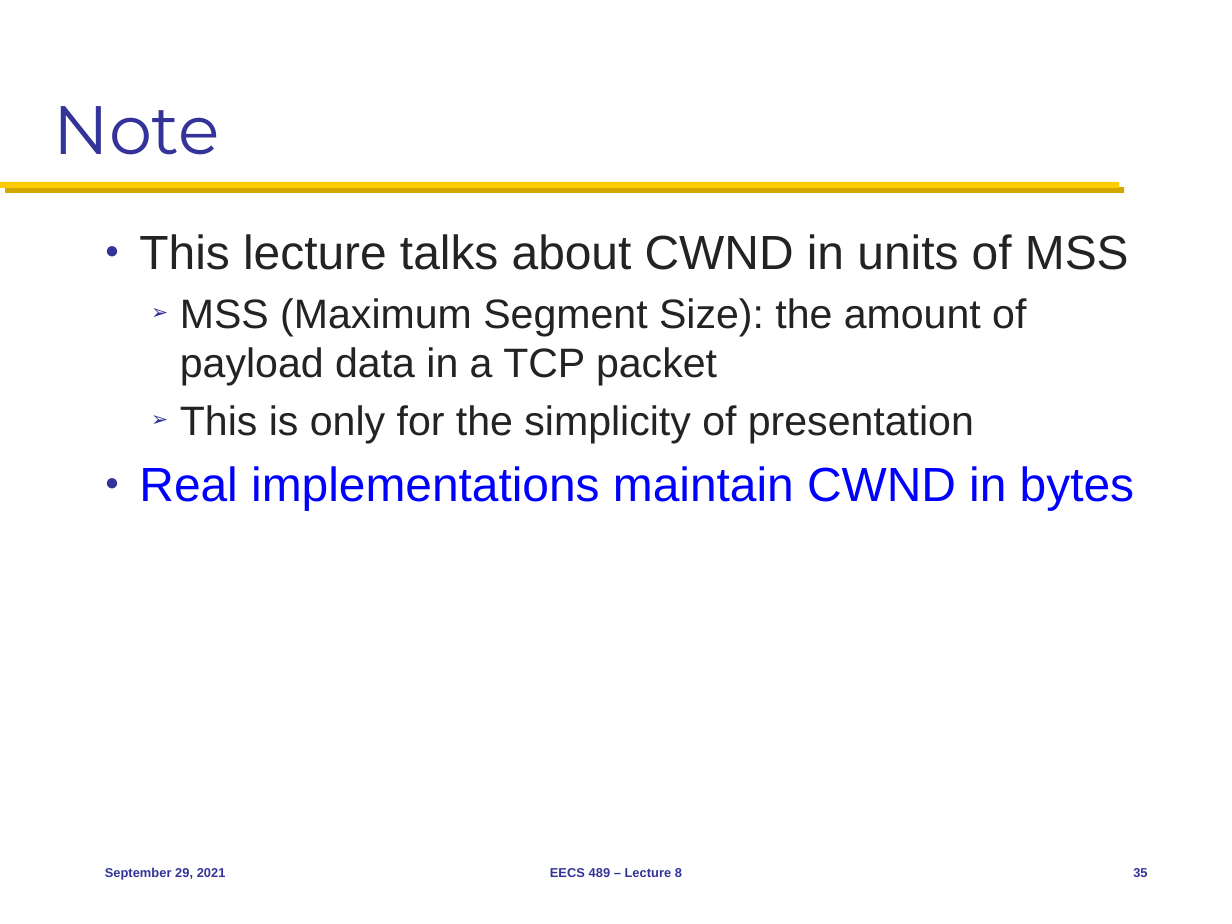
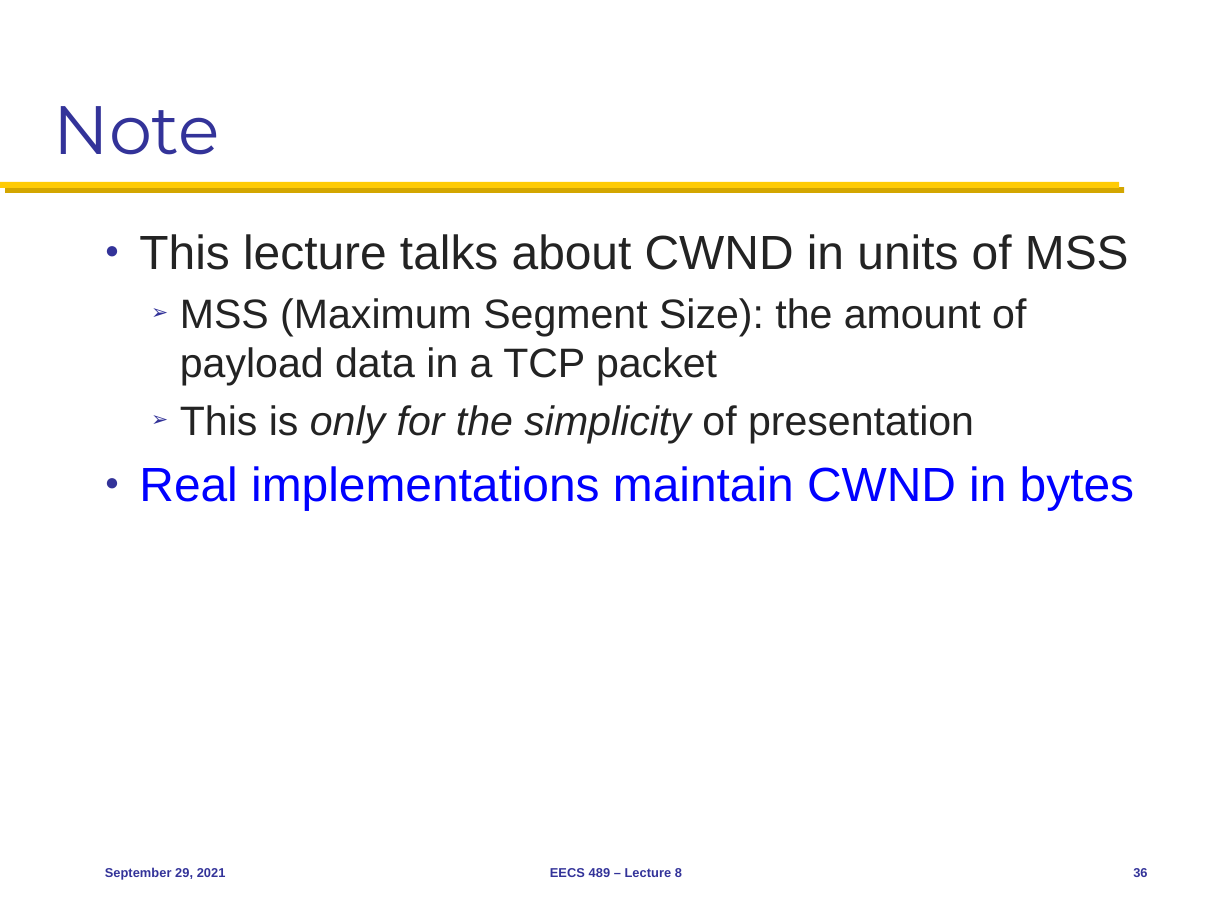
Before and after one commit to mosharaf/eecs489, a slide deck: slide 36 of Slides/092921.pptx (slide 35 before the commit). Drawn at 1232x924 pixels with LibreOffice and Linux fonts; fonts in the diff are those of the drawing. Boxes give left, top, right and bottom in pixels: in the first picture for what was removed or moved away, otherwise in the second. Text is boxed around its words. In the diff, an @@ line names an element or a change of style, - is before the commit and + after.

```diff
--- a/Slides/092921.pptx
+++ b/Slides/092921.pptx
@@ text at [180, 405, 974, 443]: italic on in "only for the simplicity" @@
```
Also in this commit, not shown: 2 other slides changed, 1 slide added.
